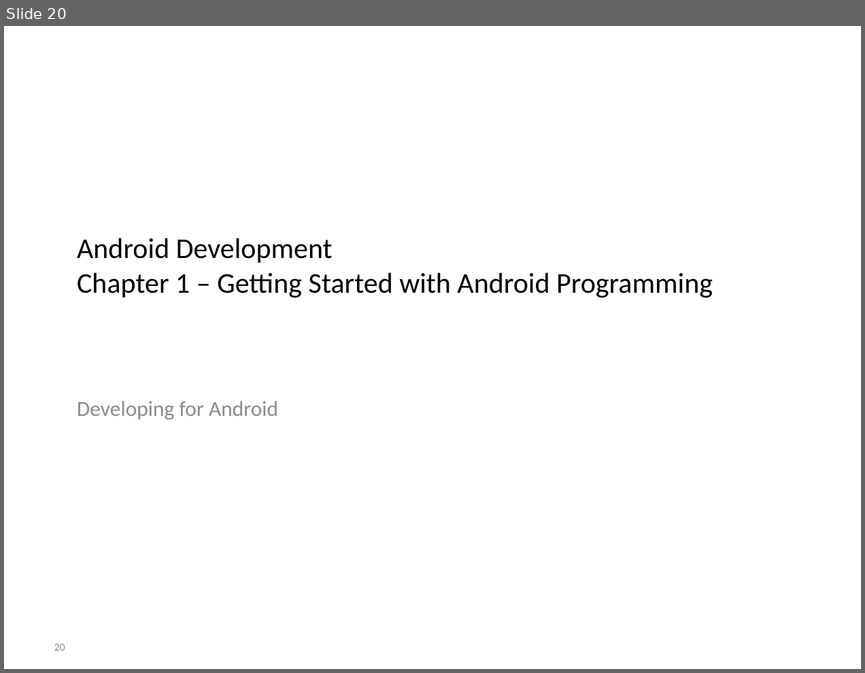
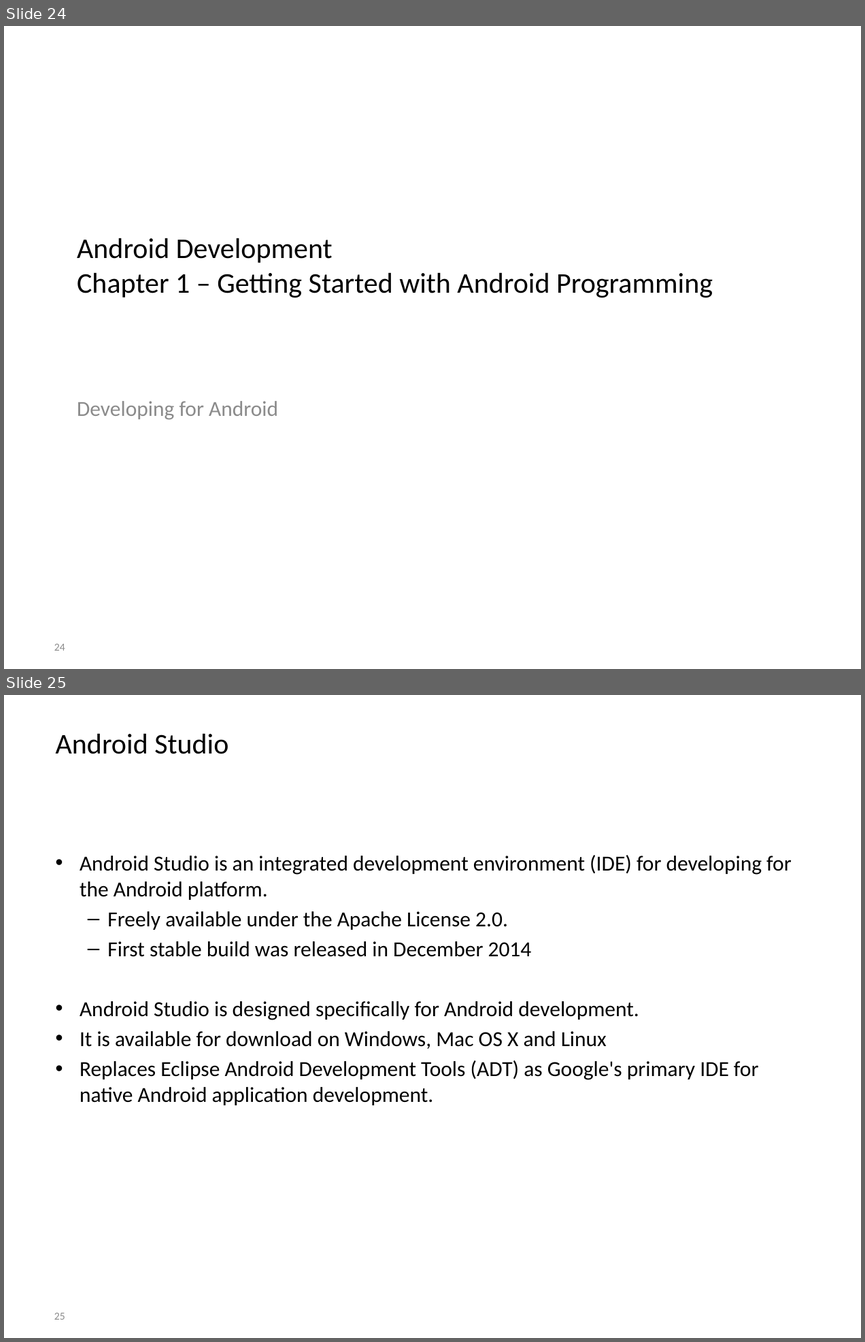
Before and after one commit to BioBoost/android_development_course, a slide deck: slides/chapter1_getting_started.pptx. Shown one above the other, each under a label of ours: slide 20 before the commit, slides 24 and 25 after it. The pictures are 865x673 and 865x1342 pixels, drawn with LibreOffice and Linux fonts; fonts in the diff are those of the drawing; background and template pictures are left out. Boxes give left, top, right and bottom in pixels: in the first picture for what was removed or moved away, otherwise in the second. Text is boxed around its words. In the diff, an @@ line names an element or a change of style, - is before the commit and + after.

Commit message:
Add slides on installation of android studio

```diff
--- a/slides/chapter1_getting_started.pptx
+++ b/slides/chapter1_getting_started.pptx
@@ slide 25 added at (x1=4, y1=695, x2=861, y2=1338), background picture (left out) @@
@@ title added at (x1=56, y1=733, x2=228, y2=754), 24 pt, text #000000 @@
+Android Studio
@@ text added at (x1=79, y1=855, x2=791, y2=1105), 18 pt, text #000000 @@
+• Android Studio is an integrated development environment (IDE) for developing for the Android platform.
+  – Freely available under the Apache License 2.0.
+  – First stable build was released in December 2014
+• Android Studio is designed specifically for Android development.
+• It is available for download on Windows, Mac OS X and Linux
+• Replaces Eclipse Android Development Tools (ADT) as Google's primary IDE for native Android application development.
@@ page number added at (x1=54, y1=1312, x2=65, y2=1319), 9 pt, text #8C8C8C @@
+25
@@ what was slide 20 is now slide 24 @@
@@ page number at (x1=54, y1=643, x2=65, y2=650): text changed @@
-20
+24
```
Also in this commit, not shown: 2 slides changed, 18 other slides added, 4 slides removed.
